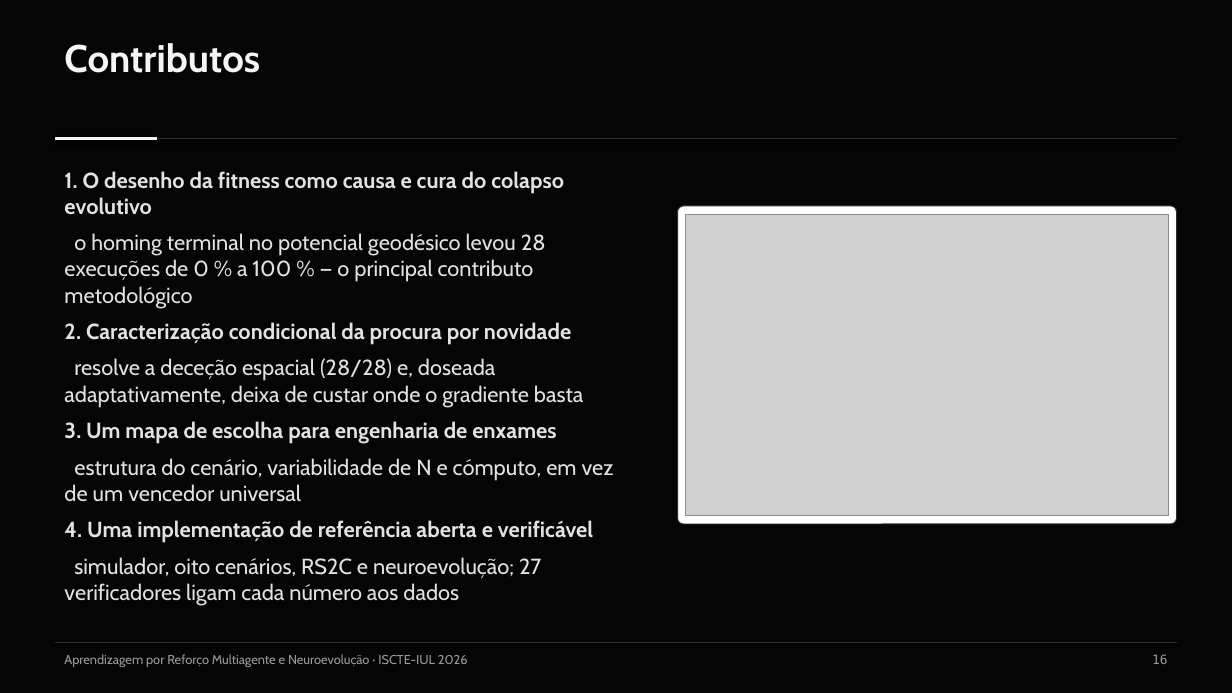
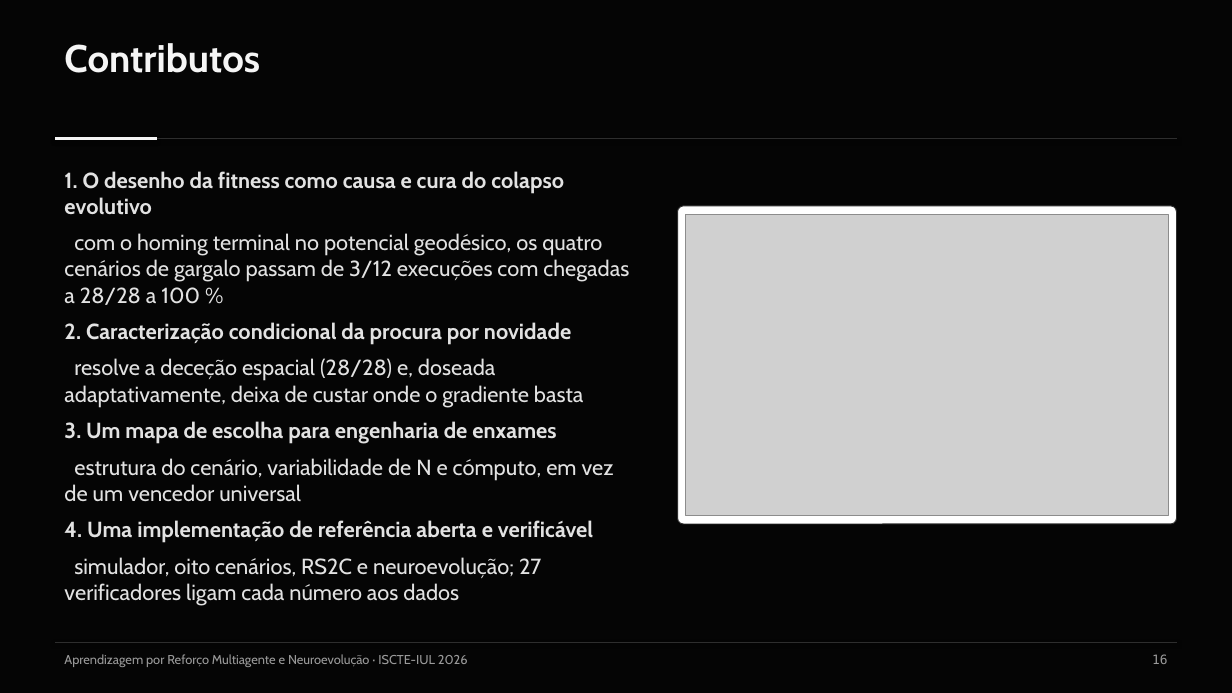
Before and after one commit to Pombo2001/swarm-robotics-tese, a slide deck: slide 17 of Defesa/slides_defesa.pptx. Drawn at 1232x693 pixels with LibreOffice and Linux fonts; fonts in the diff are those of the drawing; grey boxes stand for pictures. Boxes give left, top, right and bottom in pixels: in the first picture for what was removed or moved away, otherwise in the second. Text is boxed around its words. In the diff, an @@ line names an element or a change of style, - is before the commit and + after.

```diff
--- a/Defesa/slides_defesa.pptx
+++ b/Defesa/slides_defesa.pptx
@@ text at bbox=[64, 233, 629, 305]: text changed @@
-o homing terminal no potencial geodésico levou 28 execuções de 0 % a 100 % — o principal contributo metodológico
+com o homing terminal no potencial geodésico, os quatro cenários de gargalo passam de 3/12 execuções com chegadas a 28/28 a 100 %
```
Also in this commit, not shown: 5 other slides changed, 10 other files.
